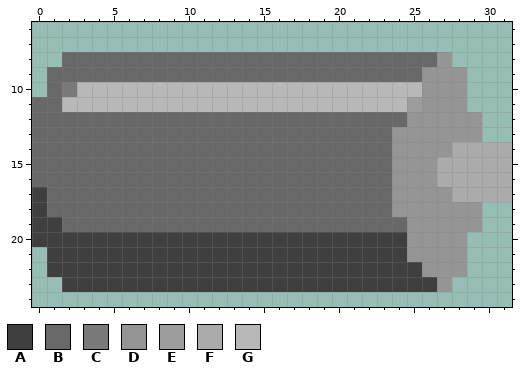
File history of a pixel-art sprite, bombersnake_thinky/src/images/bomb_hor_G.png. Above, as it was before the edit.
The file is 32x32 pixels. Pixels under 10% opacity are left out. Colours within 5 levels of each other are drawn and written as one. Shown: x 0..31, y 6..24.
Palette (. is transparent): A #3f3f3f  B #686868  C #797979  D #959595  E #9d9d9d  F #ababab  G #b8b8b8
Once edited:
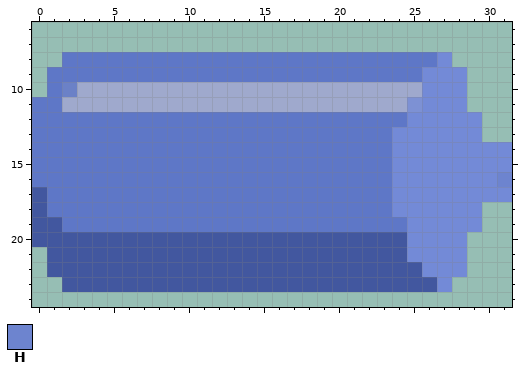
Colours new in this view: H #6d84cffd
Diff:
colour A: #3f3f3f -> #42579f
colour B: #686868 -> #5e77c7
colour C: #797979 -> #6b81c7
colour D: #959595 -> #738ad7
colour E: #9d9d9d -> #7d91d4
colour G: #b8b8b8 -> #9fa9cd
y 14: x 28..31 FFFF -> DDDD
y 15: x 27..31 FFFFF -> DDDDD
y 16: x 27..31 FFFFF -> DDDDH
y 17: x 28..31 FFFF -> DDDD
Pixel boxes of the changes (left, top, right, bottom) in both pictures:
changed: (32, 52, 512, 292)
